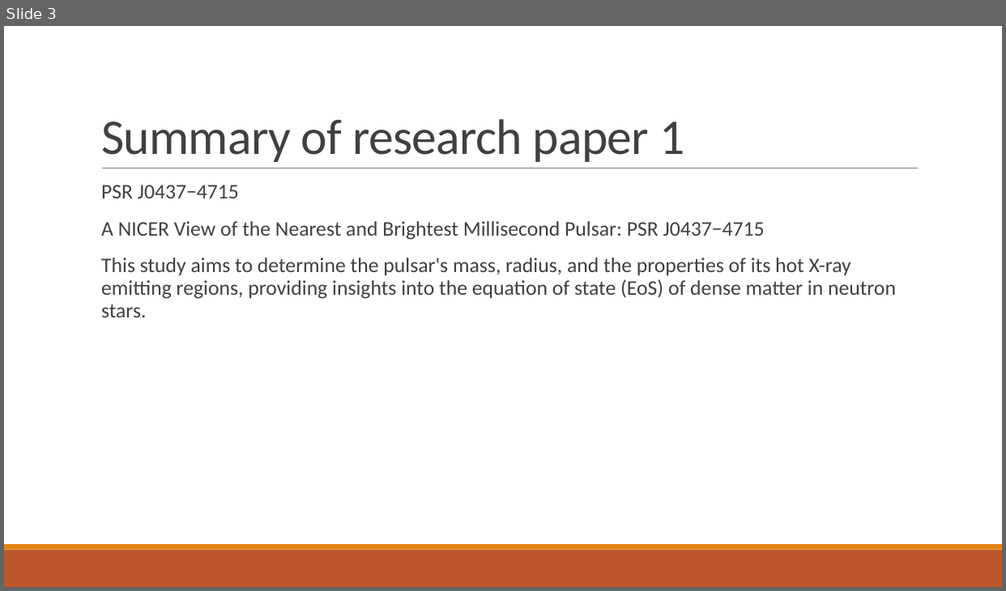
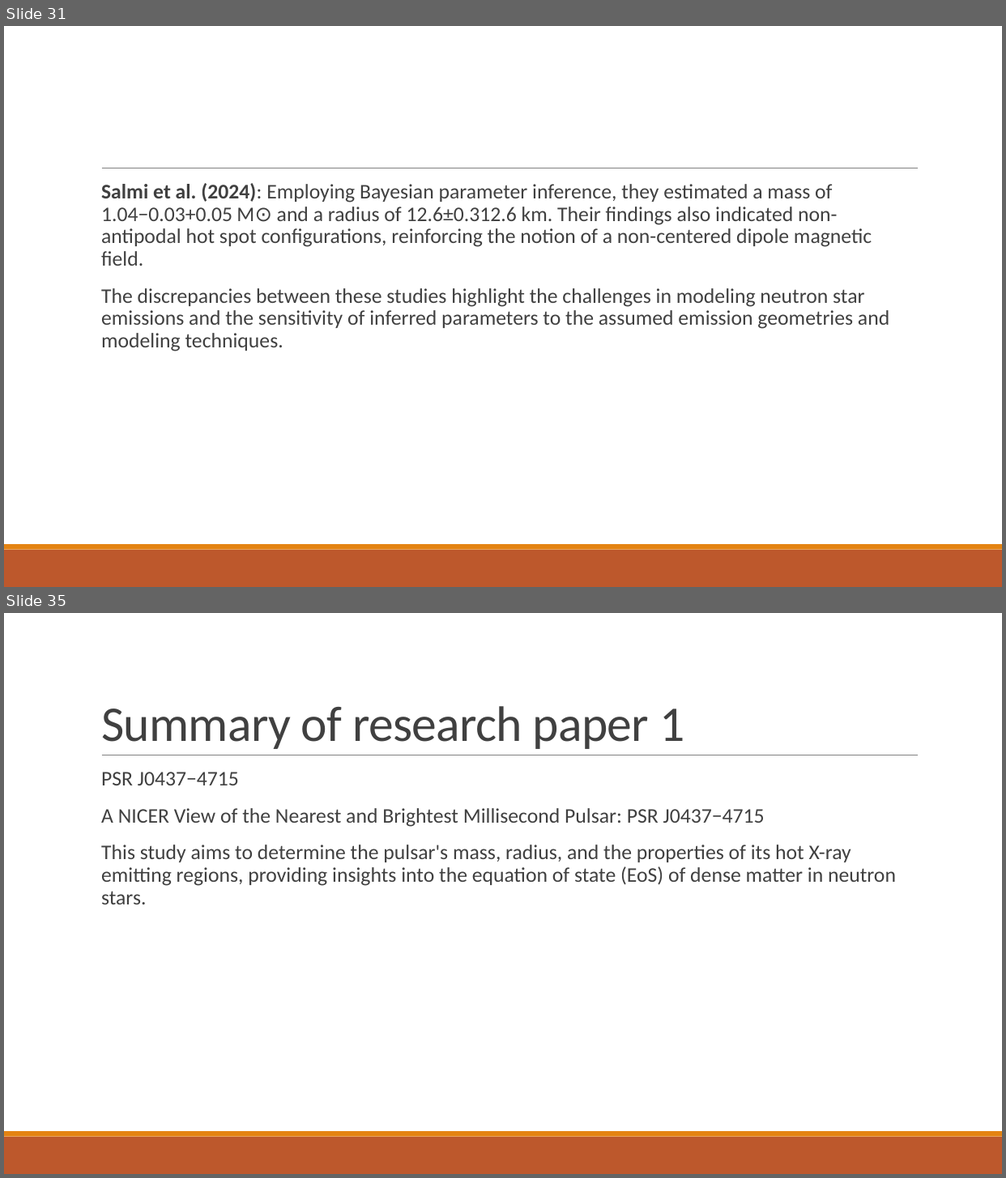
Before and after one commit to Avanee03/PPM-of-Neutron-star-Unveiling-hot-spot-geometry, a slide deck: Initial presentation.pptx. Shown one above the other, each under a label of ours: slide 3 before the commit, slides 31 and 35 after it; the slides between them are not shown. The pictures are 1006x591 and 1006x1178 pixels, drawn with LibreOffice and Linux fonts; fonts in the diff are those of the drawing. Boxes give left, top, right and bottom in pixels: in the first picture for what was removed or moved away, otherwise in the second. Text is boxed around its words. In the diff, an @@ line names an element or a change of style, - is before the commit and + after.

```diff
--- a/Initial presentation.pptx
+++ b/Initial presentation.pptx
@@ slide 31 added at [4, 26, 1002, 587], background #FFFFFF; not listed: 3 template elements that a slide beside it also shows @@
@@ text added at [101, 183, 889, 352], 20 pt, text #404040 @@
+  Salmi et al. (2024): Employing Bayesian parameter inference, they estimated a mass of 1.04−0.03+0.05 M⊙ and a radius of 12.6±0.312.6 km. Their findings also indicated non-antipodal hot spot configurations, reinforcing the notion of a non-centered dipole magnetic field.
+  The discrepancies between these studies highlight the challenges in modeling neutron star emissions and the sensitivity of inferred parameters to the assumed emission geometries and modeling techniques.
@@ what was slide 3 is now slide 35 @@
```
Also in this commit, not shown: 31 other slides added.
